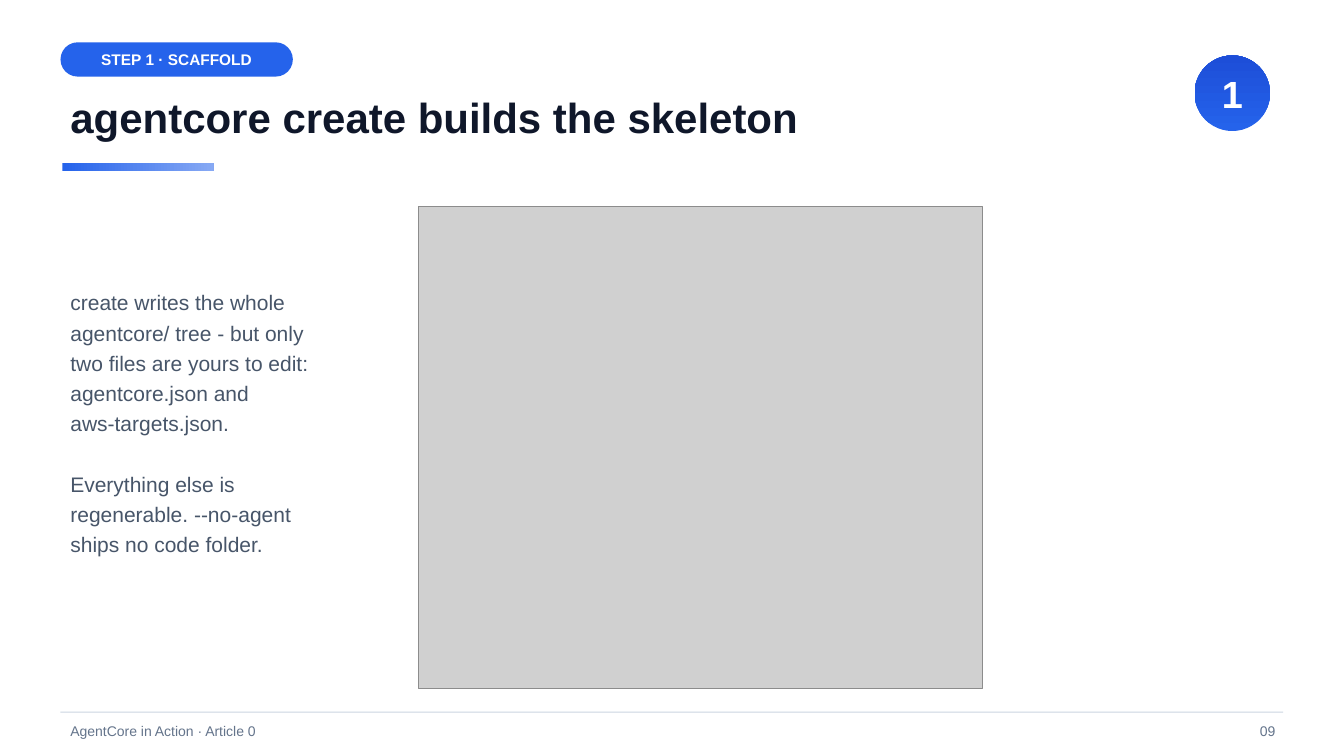
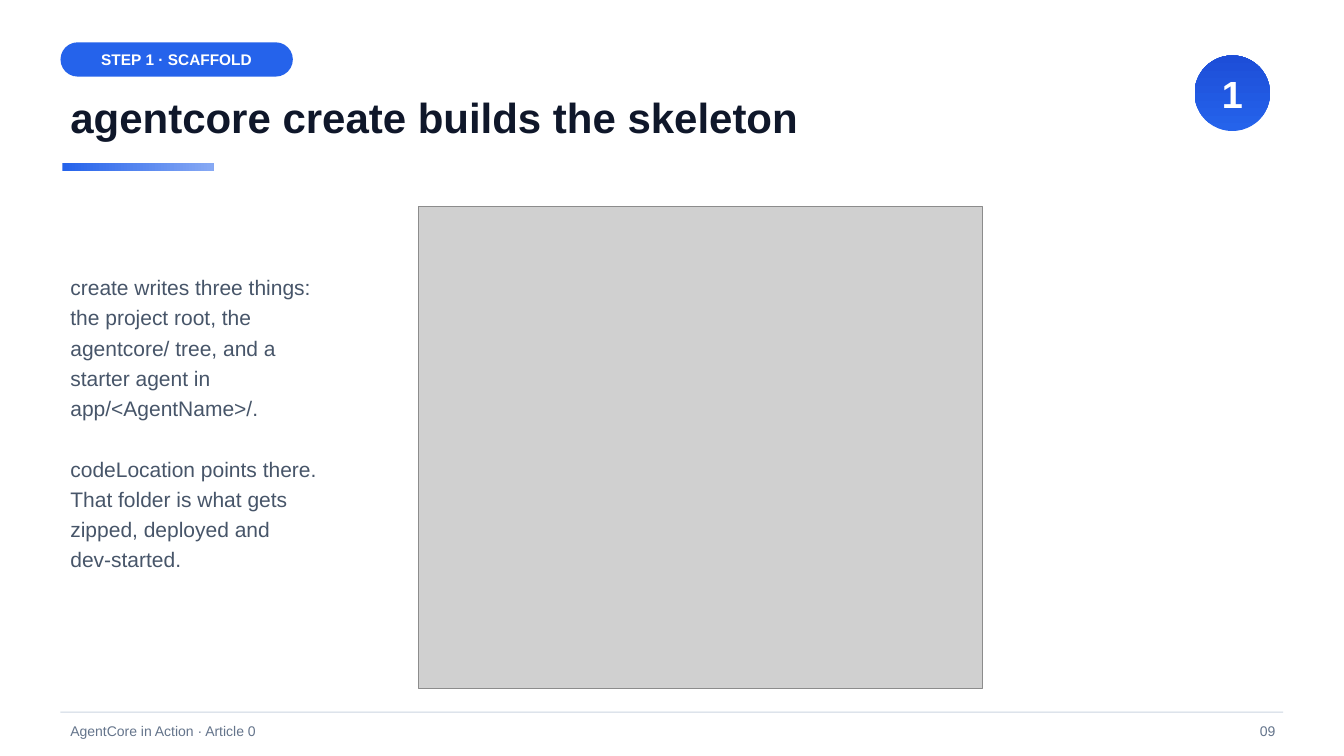
Before and after one commit to pinxiong/bedrock-agentcore-in-action, a slide deck: slide 9 of articles/decks/aws-agentcore-under-the-hood.pptx. Drawn at 1344x756 pixels with LibreOffice and Linux fonts; fonts in the diff are those of the drawing; grey boxes stand for pictures. Boxes give left, top, right and bottom in pixels: in the first picture for what was removed or moved away, otherwise in the second. Text is boxed around its words. In the diff, an @@ line names an element or a change of style, - is before the commit and + after.

Commit message:
a0 + series: adopt the CLI's official app/<AgentName>/ layout everywhere
- usecases/01-first-agent: src/ -> app/aia_uc01/, codeLocation updated, venv
  rebuilt with uv, tests and README paths fixed
- baseline template: app/{{AGENT_NAME}}/ layout; aia.py generator updated and
  verified by scaffolding a throwaway use case
- verify-coverage.py: I4 now reads codeLocation from the contract instead of
  hard-coding src/
- articles (en/zh): step 1 now runs the official full create command with the
  real captured output (5 [done] steps, app/aia_uc01/ scaffolded); contract
  example gains codeLocation + networkMode; 'fifteen empty arrays' corrected
  to fourteen arrays / thirteen empty; CodeZip range corrected to 3.10-3.14
  per the generated schema
- figures: F3 redrawn (official tree incl. .git/ and app/, BYO footnote),
  F2 layer 1 renamed, F4 drops the 221-packages detail the article no longer
  states; deck synced (step-1 side text, contract panel, env, cost)
- PLAN.md: layout convention + hard rule 'text change => figure change'

```diff
--- a/articles/decks/aws-agentcore-under-the-hood.pptx
+++ b/articles/decks/aws-agentcore-under-the-hood.pptx
@@ text at (70,279,317,567): text changed @@
-create writes the whole
-agentcore/ tree - but only
-two files are yours to edit:
-agentcore.json and
-aws-targets.json.
-Everything else is
-regenerable. --no-agent
-ships no code folder.
+create writes three things:
+the project root, the
+agentcore/ tree, and a
+starter agent in
+app/<AgentName>/.
+codeLocation points there.
+That folder is what gets
+zipped, deployed and
+dev-started.
```
Also in this commit, not shown: 3 other slides changed, 38 other files.
